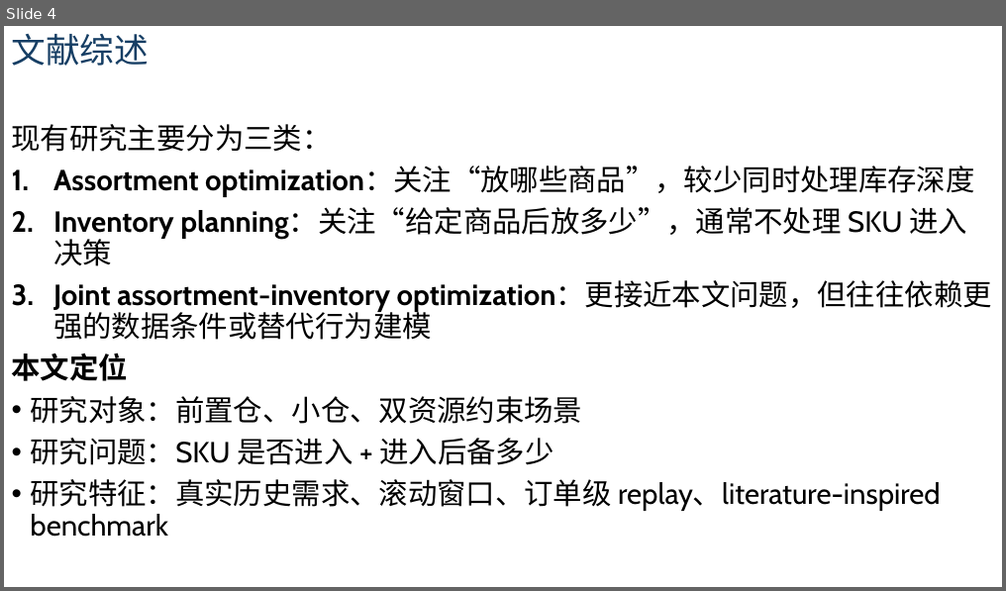
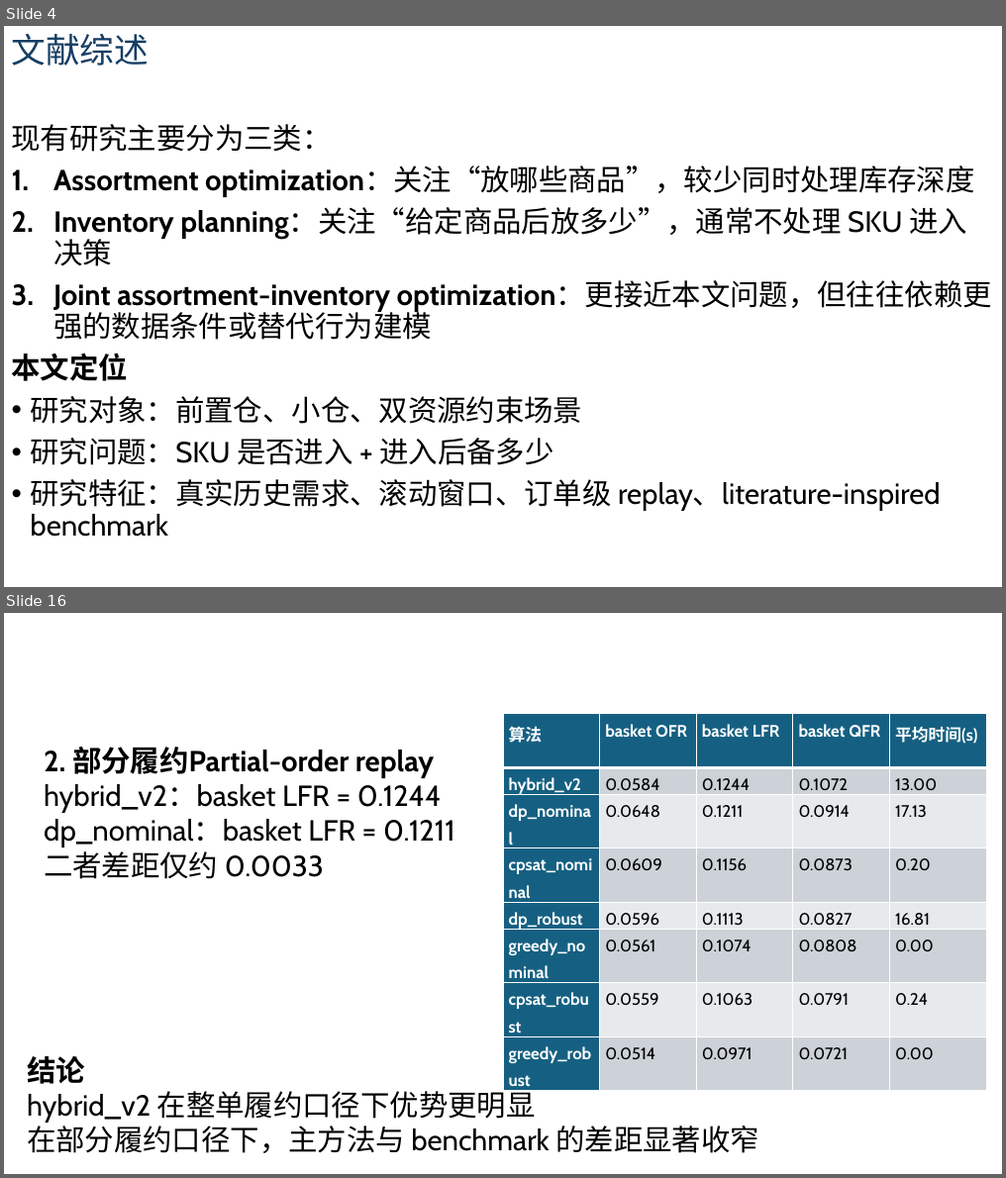
Before and after one commit to MartinWANGMUTIAN/OR_tools, a slide deck: Presentation1.pptx. Shown one above the other, each under a label of ours: slide 4 before the commit, slides 4 and 16 after it; the slides between them are not shown. The pictures are 1006x591 and 1006x1178 pixels, drawn with LibreOffice and Linux fonts; fonts in the diff are those of the drawing. Boxes give left, top, right and bottom in pixels: in the first picture for what was removed or moved away, otherwise in the second. Text is boxed around its words. In the diff, an @@ line names an element or a change of style, - is before the commit and + after.

```diff
--- a/Presentation1.pptx
+++ b/Presentation1.pptx
@@ slide 16 added at [4, 613, 1002, 1174], background #FFFFFF @@
@@ table added at [503, 714, 986, 1074], 8 rows, 5 columns @@
+算法 | basket OFR | basket LFR | basket QFR | 平均时间(s)
+hybrid_v2 | 0.0584 | 0.1244 | 0.1072 | 13.00
+dp_nominal | 0.0648 | 0.1211 | 0.0914 | 17.13
+cpsat_nominal | 0.0609 | 0.1156 | 0.0873 | 0.20
+dp_robust | 0.0596 | 0.1113 | 0.0827 | 16.81
+greedy_nominal | 0.0561 | 0.1074 | 0.0808 | 0.00
+cpsat_robust | 0.0559 | 0.1063 | 0.0791 | 0.24
+greedy_robust | 0.0514 | 0.0971 | 0.0721 | 0.00
@@ text added at [44, 747, 455, 879], 28 pt, text #000000 @@
+2. 部分履约Partial-order replay
+hybrid_v2：basket LFR = 0.1244 dp_nominal：basket LFR = 0.1211 二者差距仅约 0.0033
@@ text added at [27, 1057, 759, 1154], 28 pt, text #000000 @@
+结论
+hybrid_v2 在整单履约口径下优势更明显
+在部分履约口径下，主方法与 benchmark 的差距显著收窄
```
Also in this commit, not shown: 12 other slides added, 7 other files.
